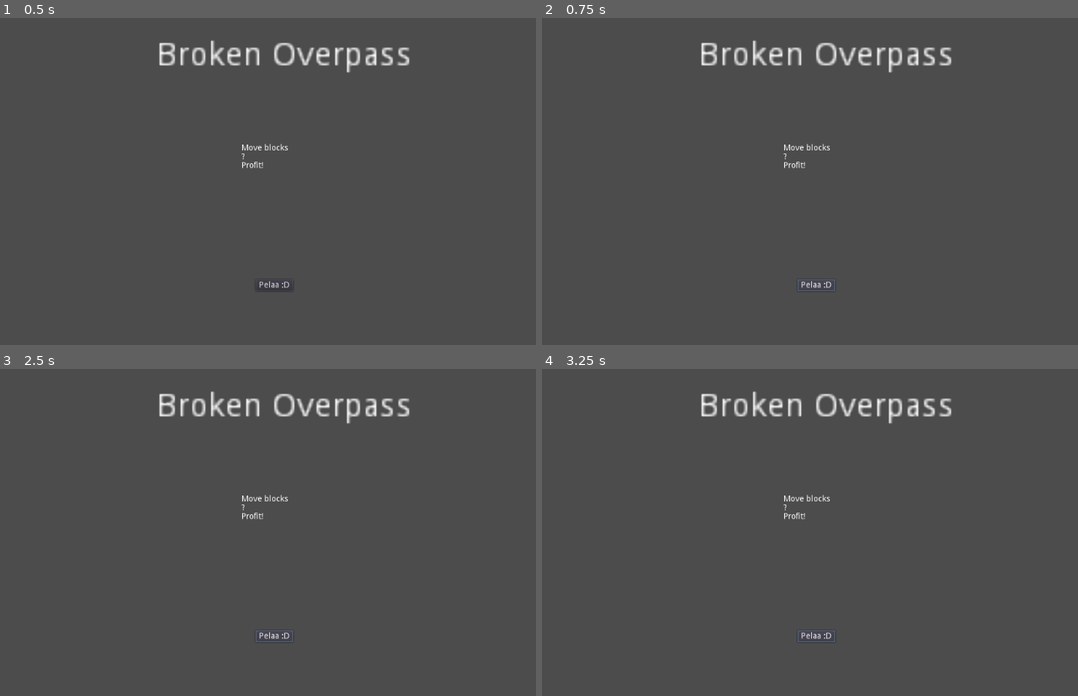
Above: before the commit, frames 1-4 (two rows, left to right).
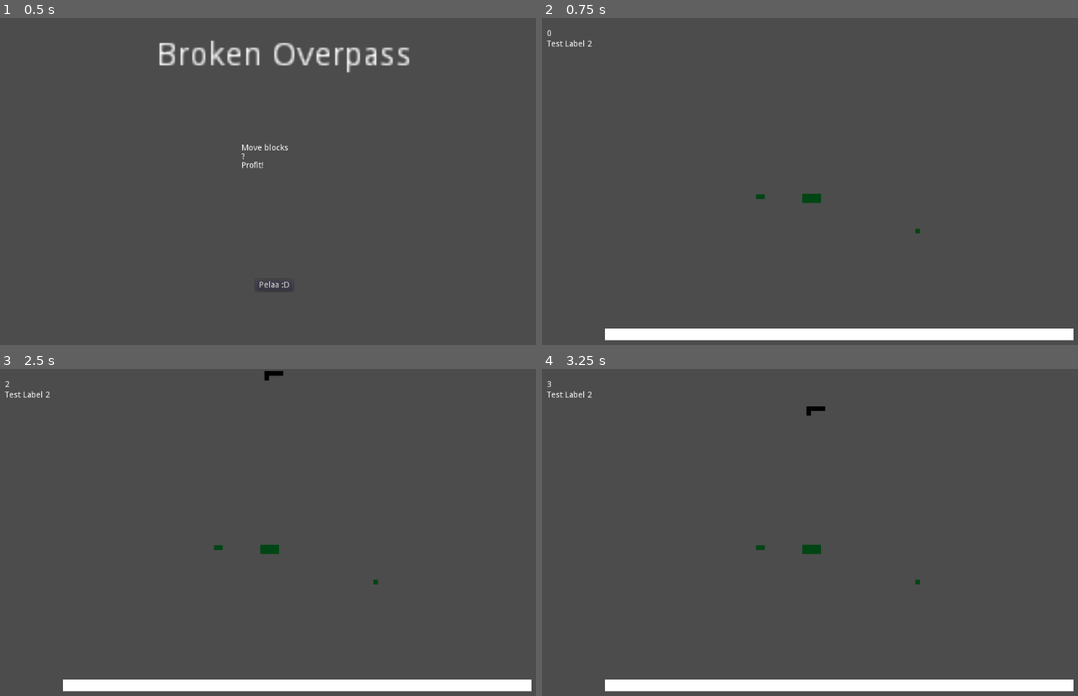
Above: after the commit, the same moments.

Repository: ajahar/FGJ_2020
Game: Godot game, scene res://Menu.tscn
Same seed, same stepped clock (60 frames per second), same inputs: the game is played once before the commit and once after it. This scene is started directly instead of the project's main scene.
Inputs:
- Up to frame 1 (0.5 s): no input
- Up to frame 2 (0.75 s): click "Pelaa :D" at 0.5 s
- Up to frame 3 (2.5 s): tap Enter at 1.25 s; hold D (rat_right) from 1.28 s (still down); tap Space (rat_jump) at 1.52, 2, 2.27 s
- Up to frame 4 (3.25 s): release D (rat_right) at 2.78 s; hold A (rat_left) from 2.78 s (still down)

Frame 1 is identical in both runs. In frame 2, 5.1% of the frame differs, in the area x 0-100%, y 3-99%; in frame 3, 5.2%, in the area x 0-100%, y 0-99%; in frame 4, 5.2%.

Commit message:
Actually start the game from the start button

Diff:
--- a/Menu.gd
+++ b/Menu.gd
@@ -17,5 +17,4 @@
 
 
 func _on_Button_button_up():
-	# TODO: Load Play scene
-	pass # Replace with function body.
+	get_tree().change_scene("res://Play.tscn")
